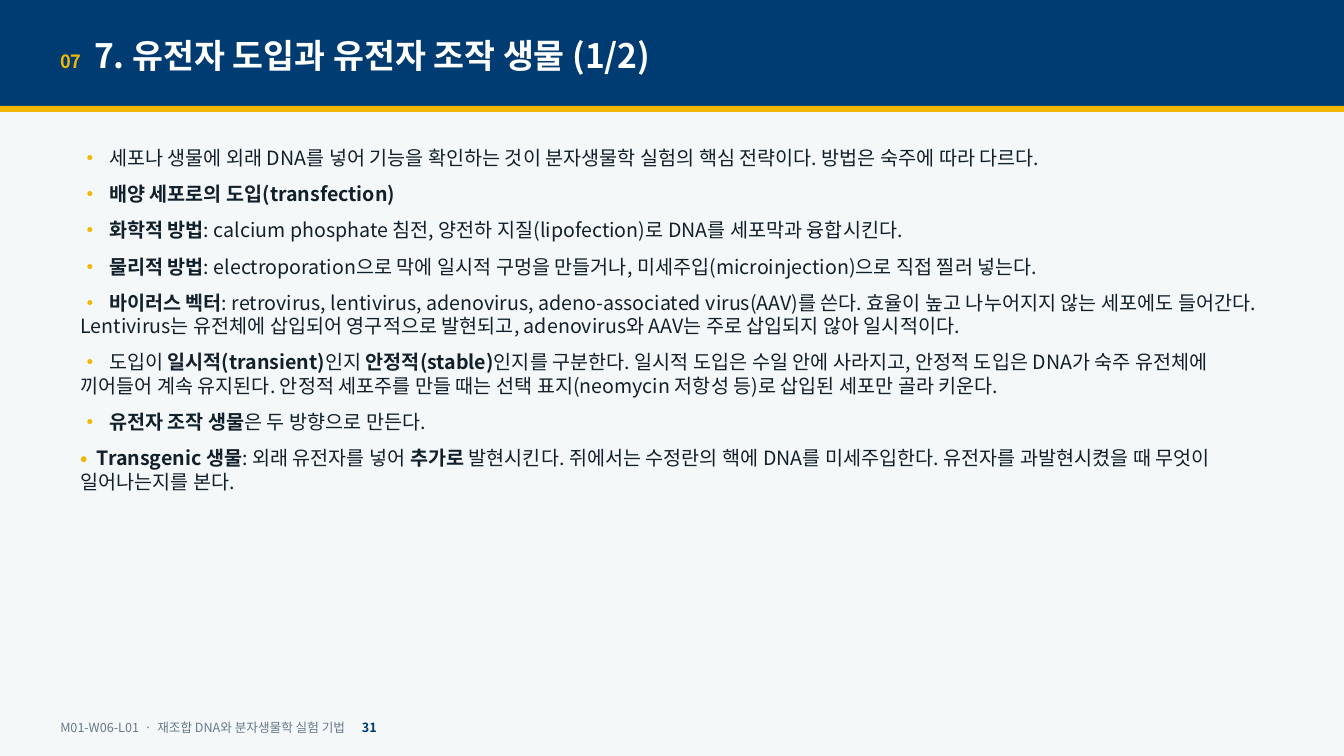
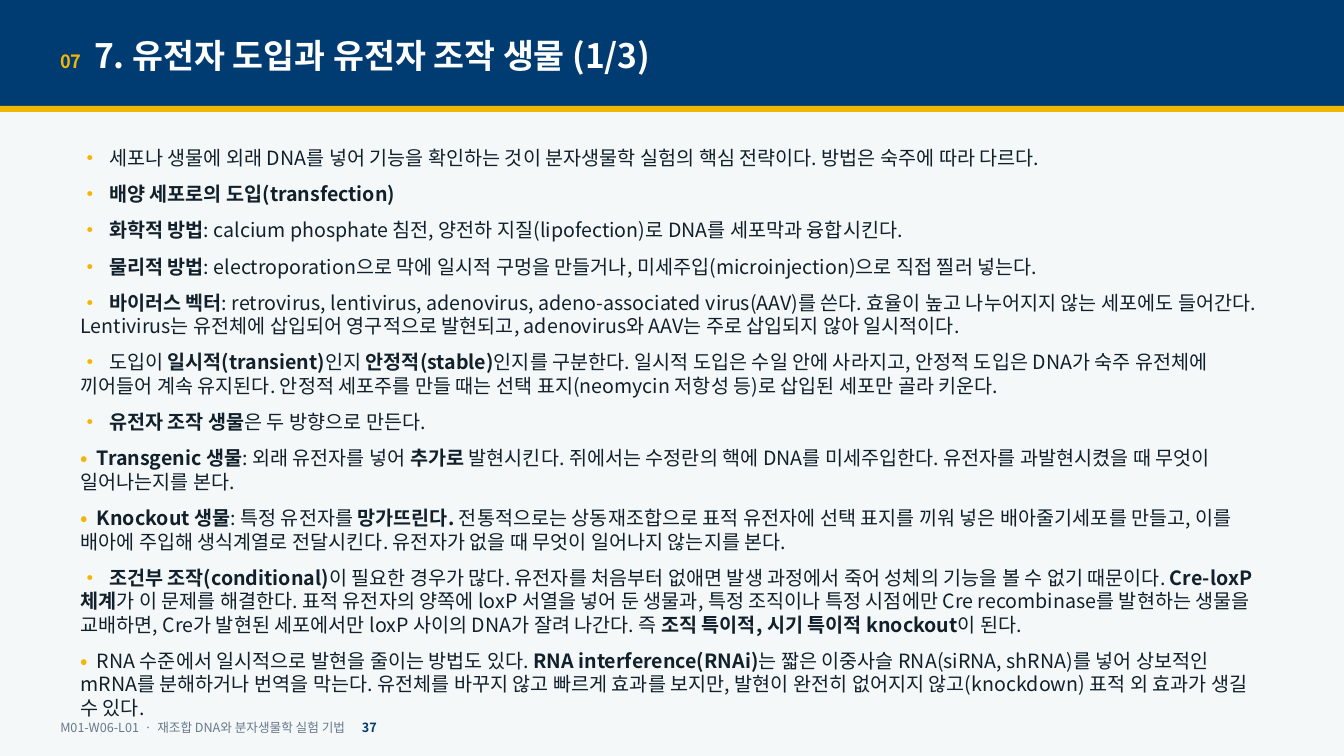
Before and after one commit to hoperiasd2/hoperiasd2.github.io, a slide deck: slide 37 of curriculum/M01/W06/L01/slides.pptx (slide 31 before the commit). Drawn at 1344x756 pixels with LibreOffice and Linux fonts; fonts in the diff are those of the drawing. Boxes give left, top, right and bottom in pixels: in the first picture for what was removed or moved away, otherwise in the second. Text is boxed around its words. In the diff, an @@ line names an element or a change of style, - is before the commit and + after.

```diff
--- a/curriculum/M01/W06/L01/slides.pptx
+++ b/curriculum/M01/W06/L01/slides.pptx
@@ text at (60,40,650,75): text changed @@
-07 7. 유전자 도입과 유전자 조작 생물 (1/2)
+07 7. 유전자 도입과 유전자 조작 생물 (1/3)
@@ text at (80,508,1252,695): paragraphs added @@
+• Knockout 생물: 특정 유전자를 망가뜨린다. 전통적으로는 상동재조합으로 표적 유전자에 선택 표지를 끼워 넣은 배아줄기세포를 만들고, 이를 배아에 주입해 생식계열로 전달시킨다. 유전자가 없을 때 무엇이 일어나지 않는지를 본다.
+• 조건부 조작(conditional)이 필요한 경우가 많다. 유전자를 처음부터 없애면 발생 과정에서 죽어 성체의 기능을 볼 수 없기 때문이다. Cre-loxP 체계가 이 문제를 해결한다. 표적 유전자의 양쪽에 loxP 서열을 넣어 둔 생물과, 특정 조직이나 특정 시점에만 Cre recombinase를 발현하는 생물을 교배하면, Cre가 발현된 세포에서만 loxP 사이의 DNA가 잘려 나간다. 즉 조직 특이적, 시기 특이적 knockout이 된다.
+• RNA 수준에서 일시적으로 발현을 줄이는 방법도 있다. RNA interference(RNAi)는 짧은 이중사슬 RNA(siRNA, shRNA)를 넣어 상보적인 mRNA를 분해하거나 번역을 막는다. 유전체를 바꾸지 않고 빠르게 효과를 보지만, 발현이 완전히 없어지지 않고(knockdown) 표적 외 효과가 생길 수 있다.
@@ text at (60,721,377,733): text changed @@
-M01-W06-L01 · 재조합 DNA와 분자생물학 실험 기법 31
+M01-W06-L01 · 재조합 DNA와 분자생물학 실험 기법 37
```
Also in this commit, not shown: 40 other slides changed, 15 slides added, 5 other files.
